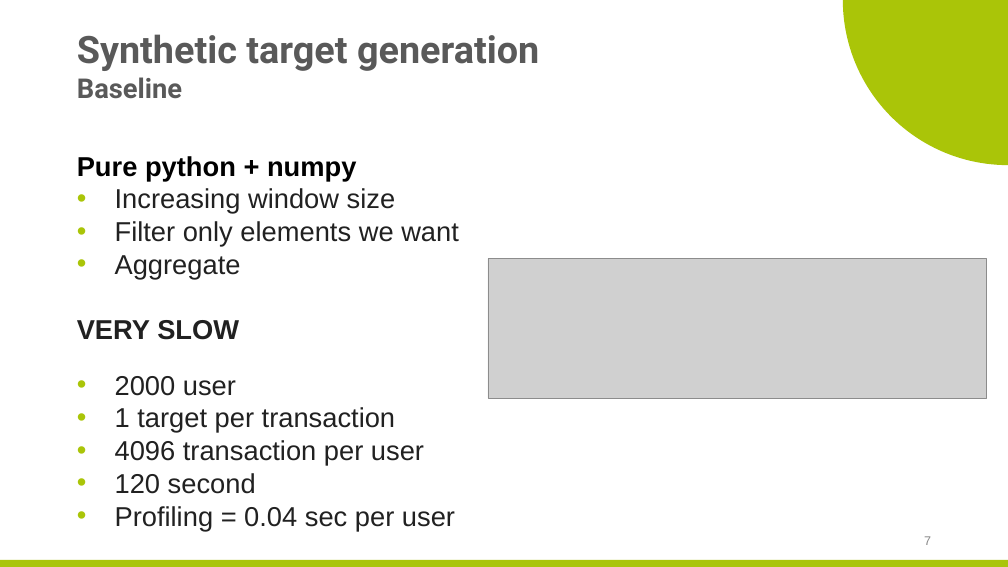
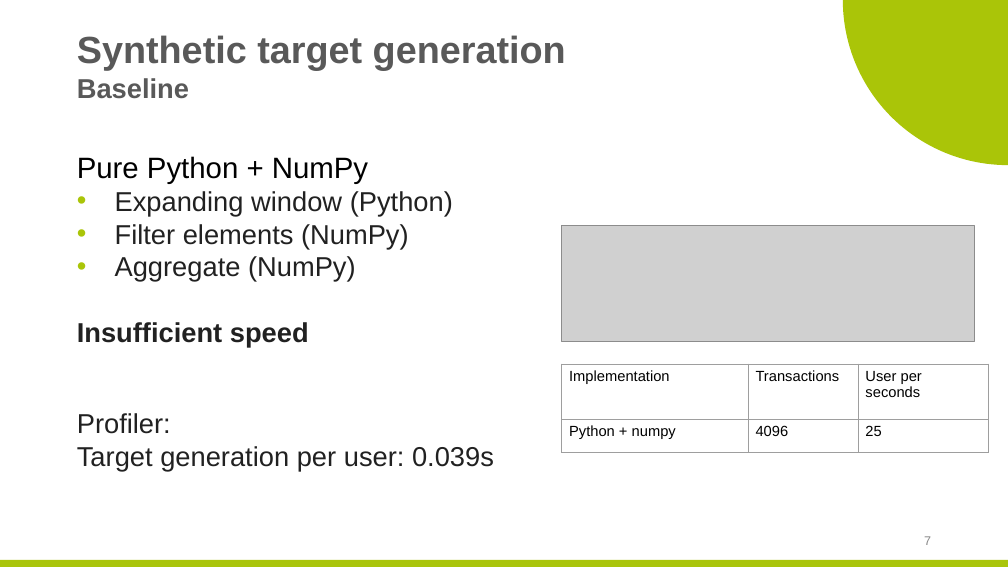
Before and after one commit to zaaabik/hppl_skoltech_project, a slide deck: slide 7 of presentations.pptx. Drawn at 1008x567 pixels with LibreOffice and Linux fonts; fonts in the diff are those of the drawing; grey boxes stand for pictures; background and template pictures are left out. Boxes give left, top, right and bottom in pixels: in the first picture for what was removed or moved away, otherwise in the second. Text is boxed around its words. In the diff, an @@ line names an element or a change of style, - is before the commit and + after.

```diff
--- a/presentations.pptx
+++ b/presentations.pptx
@@ title "Synthetic target generation Baseline" at [77, 35, 566, 99]: font Roboto to Arial @@
@@ text at [77, 156, 453, 347]: text changed @@
-Pure python + numpy
-• Increasing window size
-• Filter only elements we want
-• Aggregate
-VERY SLOW
+Pure Python + NumPy
+• Expanding window (Python)
+• Filter elements (NumPy)
+• Aggregate (NumPy)
+Insufficient speed
@@ picture: place and size @@
-picture at [488, 259, 986, 399]
+picture at [562, 226, 975, 342]
@@ text removed at [115, 376, 455, 530] @@
-• 2000 user
-• 1 target per transaction
-• 4096 transaction per user
-• 120 second
-• Profiling = 0.04 sec per user
@@ table added at [562, 364, 988, 452], 2 rows, 3 columns @@
+Implementation | Transactions | User per seconds
+Python + numpy | 4096 | 25
@@ text added at [77, 413, 494, 471], 26 pt, text #212121 @@
+Profiler:
+Target generation per user: 0.039s
```
Also in this commit, not shown: 6 other slides changed, 4 slides added, 3 slides removed, 28 other files.
